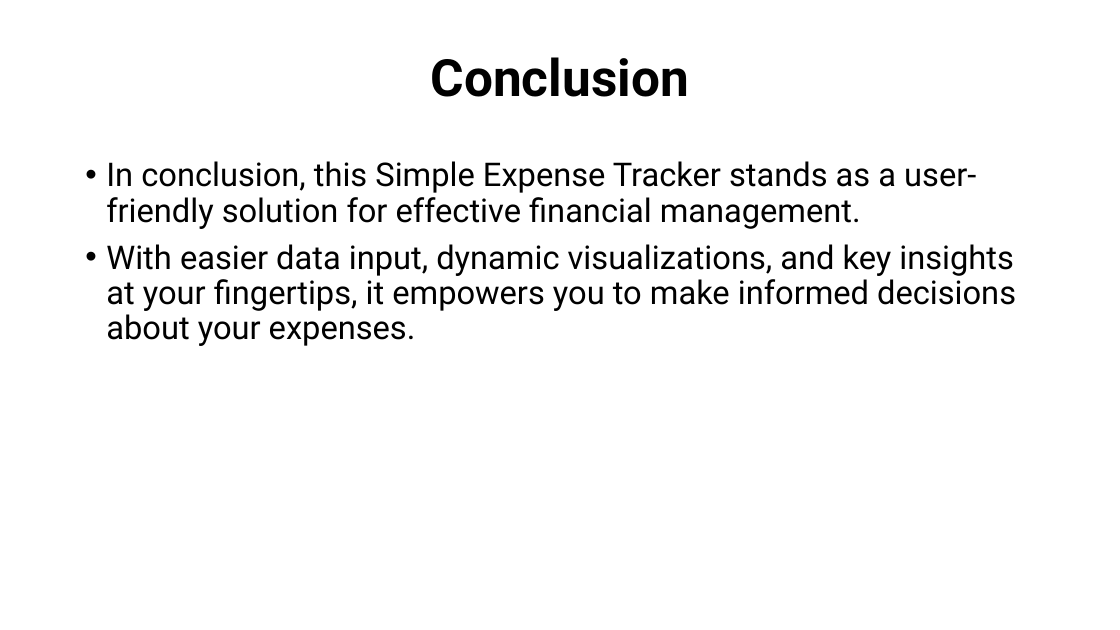
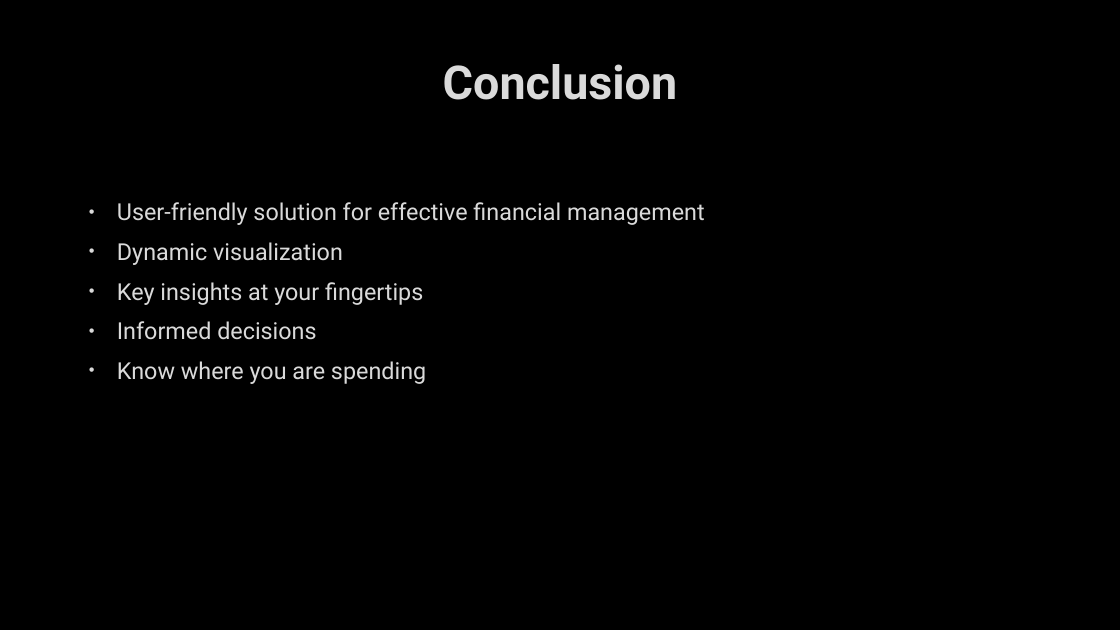
Before and after one commit to Vijaiey88/Scifor_Technologies_Work, a slide deck: slide 10 of Project1/Expense_tracker/Project1.pptx (slide 9 before the commit). Drawn at 1120x630 pixels with LibreOffice and Linux fonts; fonts in the diff are those of the drawing; background and template pictures are left out. Boxes give left, top, right and bottom in pixels: in the first picture for what was removed or moved away, otherwise in the second. Text is boxed around its words. In the diff, an @@ line names an element or a change of style, - is before the commit and + after.

```diff
--- a/Project1/Expense_tracker/Project1.pptx
+++ b/Project1/Expense_tracker/Project1.pptx
@@ background #FFFFFF to picture (left out) @@
@@ title "Conclusion" at (x1=443, y1=64, x2=678, y2=100): size 44 to 40 pt, text colour #000000 to #DADADA, letter outline none to #404040 0.75 pt; line spacing 0.9 to 1 @@
@@ text at (x1=117, y1=202, x2=705, y2=384): text changed; size 28 to 20 pt; text colour #000000 to #DADADA @@
-• In conclusion, this Simple Expense Tracker stands as a user-friendly solution for effective financial management.
-• With easier data input, dynamic visualizations, and key insights at your fingertips, it empowers you to make informed decisions about your expenses.
+• User-friendly solution for effective financial management
+• Dynamic visualization
+• Key insights at your fingertips
+• Informed decisions
+• Know where you are spending
```
Also in this commit, not shown: 9 other slides changed, 1 slide added.
